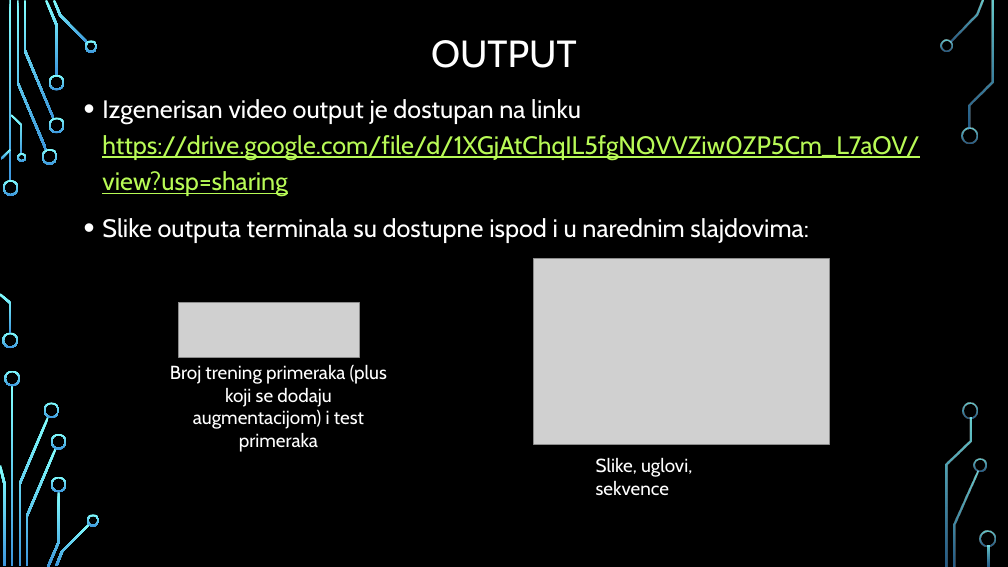
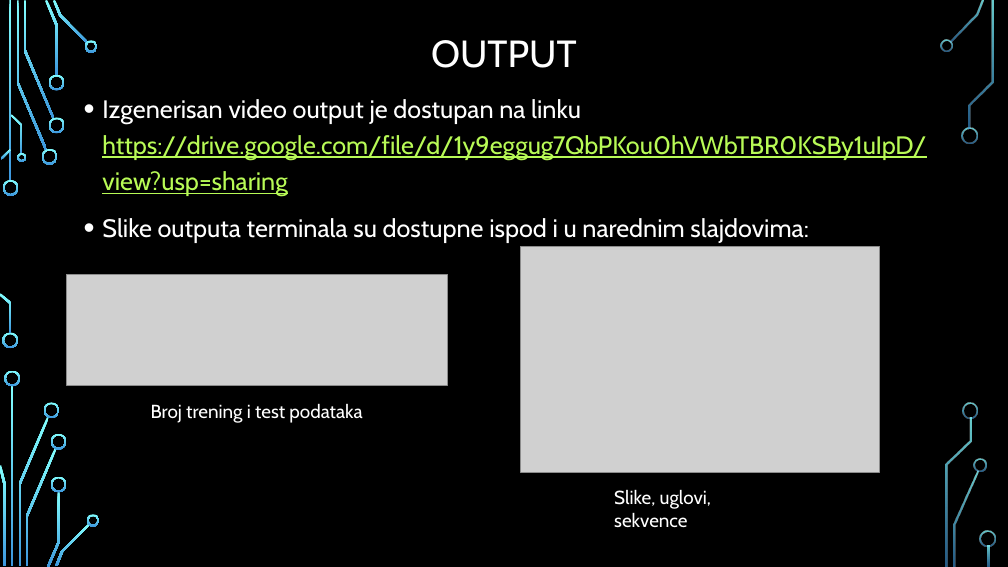
Before and after one commit to jglintic/duboko_ucenje, a slide deck: slide 18 of dubuko_ucenje_projekat_ppt.pptx (slide 17 before the commit). Drawn at 1008x567 pixels with LibreOffice and Linux fonts; fonts in the diff are those of the drawing; grey boxes stand for pictures; background and template pictures are left out. Boxes give left, top, right and bottom in pixels: in the first picture for what was removed or moved away, otherwise in the second. Text is boxed around its words. In the diff, an @@ line names an element or a change of style, - is before the commit and + after.

```diff
--- a/dubuko_ucenje_projekat_ppt.pptx
+++ b/dubuko_ucenje_projekat_ppt.pptx
@@ text at (102, 99, 926, 196): text changed @@
-• Izgenerisan video output je dostupan na linku https://drive.google.com/file/d/1XGjAtChqIL5fgNQVVZiw0ZP5Cm_L7aOV/view?usp=sharing
+• Izgenerisan video output je dostupan na linku https://drive.google.com/file/d/1y9eggug7QbPKou0hVWbTBR0KSBy1uIpD/view?usp=sharing
@@ picture: place and size @@
-picture at (534, 259, 830, 444)
+picture at (520, 247, 879, 473)
@@ picture: place and size @@
-picture at (178, 302, 359, 357)
+picture at (67, 274, 448, 385)
@@ text at (151, 403, 362, 423): text changed @@
-Broj trening primeraka (plus koji se dodaju augmentacijom) i test primeraka
+Broj trening i test podataka
@@ text "Slike, uglovi, sekvence": place and size @@
-text "Slike, uglovi, sekvence" at (596, 457, 692, 495)
+text "Slike, uglovi, sekvence" at (614, 489, 711, 527)
```
Also in this commit, not shown: 15 other slides changed, 1 slide added, 1 slide removed, 2 other files.
